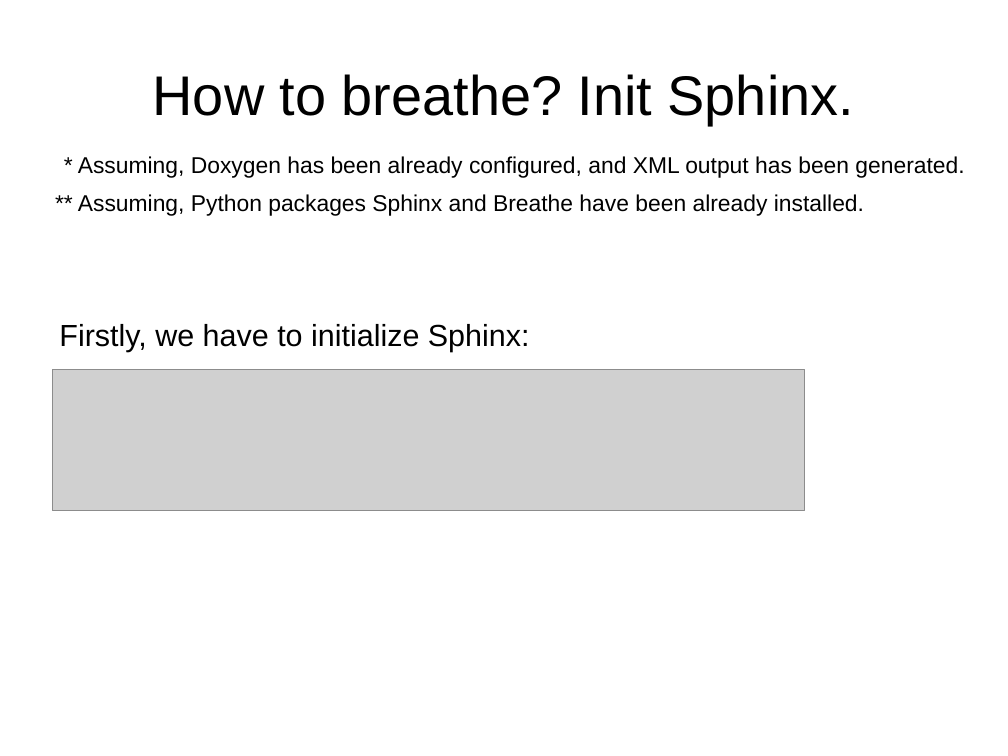
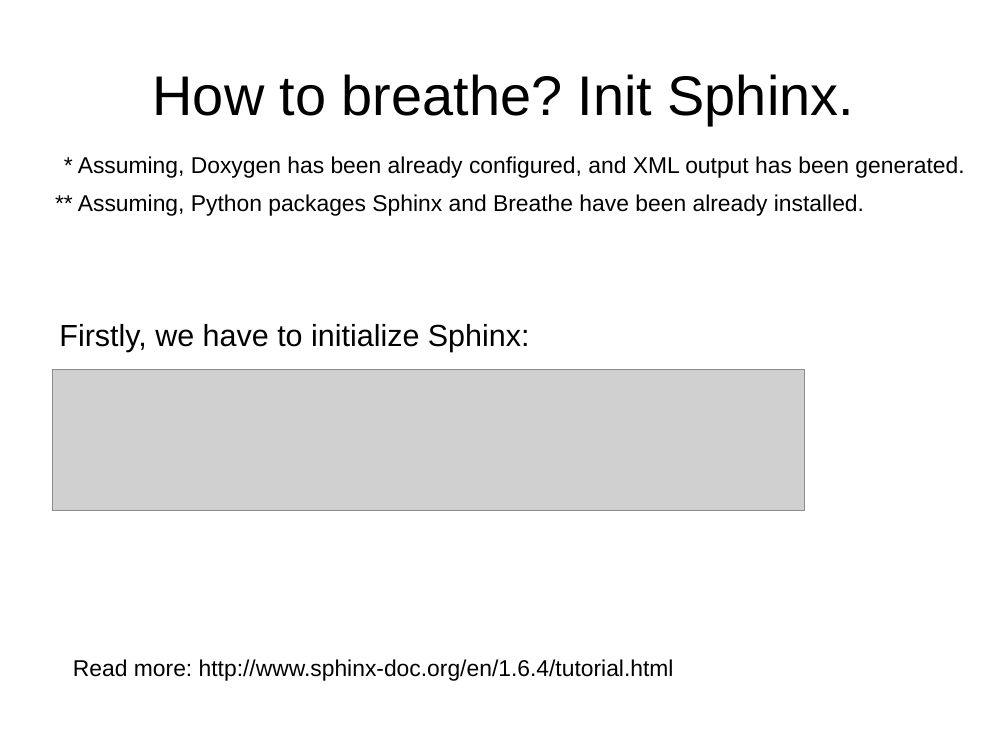
Before and after one commit to vindex10/codoc, a slide deck: slide 29 of slides/codoc.odp. Drawn at 1008x756 pixels with LibreOffice and Linux fonts; fonts in the diff are those of the drawing; grey boxes stand for pictures. Boxes give left, top, right and bottom in pixels: in the first picture for what was removed or moved away, otherwise in the second. Text is boxed around its words. In the diff, an @@ line names an element or a change of style, - is before the commit and + after.

```diff
--- a/slides/codoc.odp
+++ b/slides/codoc.odp
@@ text added at [73,659,674,681], 18 pt, text #000000 @@
+Read more: http://www.sphinx-doc.org/en/1.6.4/tutorial.html
```
Also in this commit, not shown: 4 other slides changed, 1 other file.
